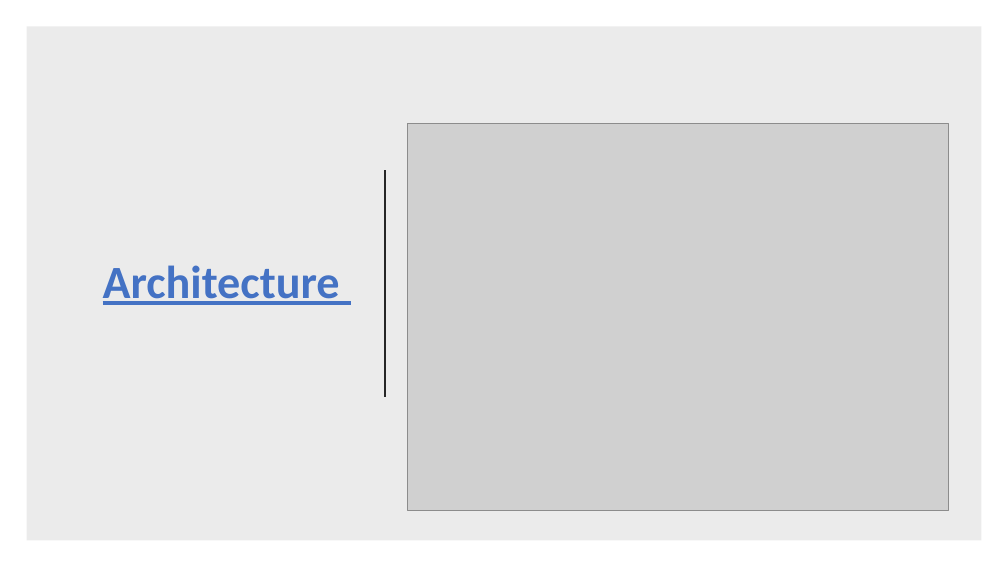
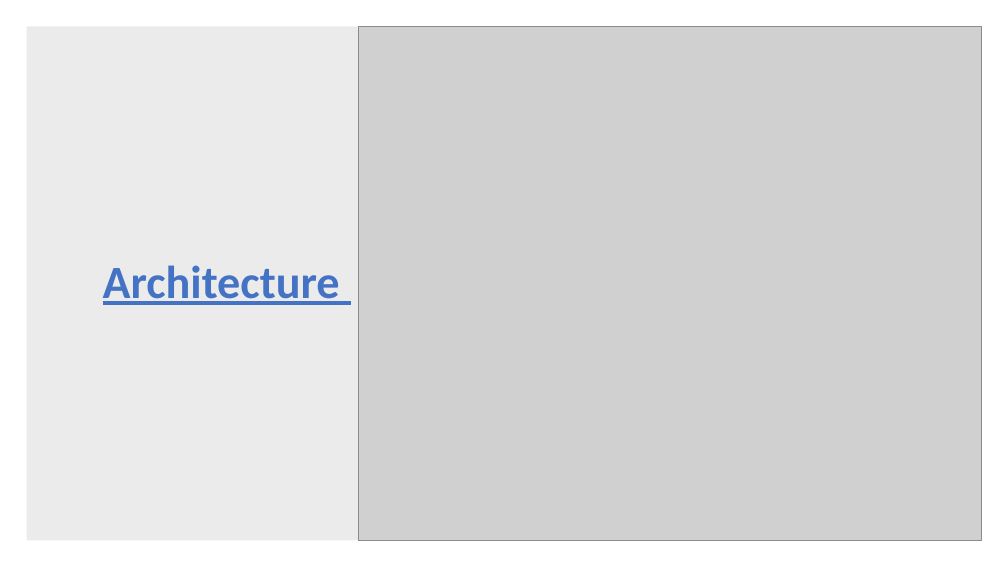
Before and after one commit to thakurshilpa/Places, a slide deck: slide 6 of doc/nearby_location.pptx. Drawn at 1008x567 pixels with LibreOffice and Linux fonts; fonts in the diff are those of the drawing; grey boxes stand for pictures. Boxes give left, top, right and bottom in pixels: in the first picture for what was removed or moved away, otherwise in the second. Text is boxed around its words. In the diff, an @@ line names an element or a change of style, - is before the commit and + after.

```diff
--- a/doc/nearby_location.pptx
+++ b/doc/nearby_location.pptx
@@ picture: place and size @@
-picture at [408, 123, 949, 510]
+picture at [358, 26, 982, 541]
@@ line removed from (385, 170) to (385, 397) @@
```
Also in this commit, not shown: 10 other slides changed.
